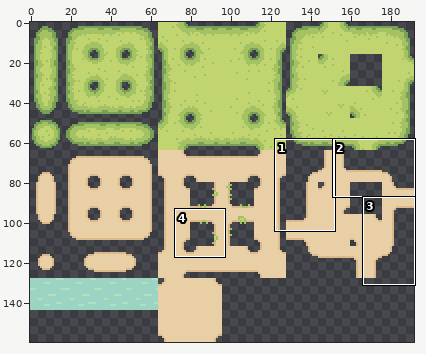
Sprite sheet -- assets/sprites/all_sprites.png. Above: a wide view before the commit, with the close-up outlined.
Close-up. As it was:
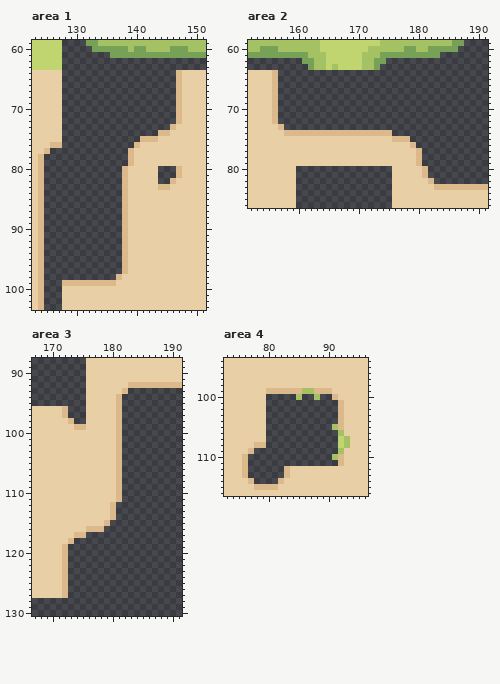
The file is 192x160 pixels. Shown: area 1: x 123..151, y 59..103; area 2: x 152..191, y 59..86; area 3: x 167..191, y 88..130; area 4: x 73..96, y 94..116. The commit also changed other parts of the picture, which this record leaves out.
And afterwards:
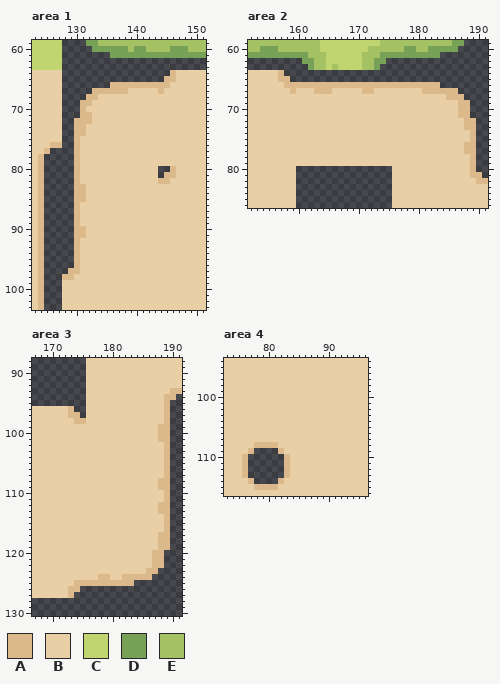
Palette (. is transparent): A #dcb98a  B #e8cfa6  C #c0d470  D #78a158  E #a4c263
From old to new:
Area 1:
y 64: x 146..147 .A -> AB
y 65: x 145..147 ..A -> AAB
y 66: x 136..147 ...........A -> AAAAAAAAAABB
y 67: x 133..147 ..............A -> AAAAAABBBBBABBB
y 68: x 132..147 ...............A -> AABBBBBBBBBBBBBB
y 69: x 131..147 ................A -> AABBBBBBBBBBBBBBB
y 70: x 131..147 ................A -> ABBBBBBBBBBBBBBBB
y 71: x 131..147 ................A -> AABBBBBBBBBBBBBBB
y 72: x 130..147 .................A -> AAABBBBBBBBBBBBBBB
y 73: x 130..146 ................A -> AABBBBBBBBBBBBBBB
y 74: x 130..145 ..............AA -> AABBBBBBBBBBBBBB
y 75: x 130..143 ...........AAA -> ABBBBBBBBBBBBB
y 76: x 130..140 ..........A -> ABBBBBBBBBB
y 77..79: x 130..139 .........A -> ABBBBBBBBB
y 80: x 130..138 ........A -> ABBBBBBBB; x 146..147 .A -> AB
y 81: x 130..138 ........A -> ABBBBBBBB; x 145..147 ..A -> AAB
y 82: x 130..138 ........A -> ABBBBBBBB; x 144..146 ..A -> AAB
y 83: x 130..138 ........A -> AABBBBBBB; x 144..145 AA -> BB
y 84..85: x 130..138 ........A -> AABBBBBBB
y 86..89: x 130..138 ........A -> ABBBBBBBB
y 90..91: x 130..138 ........A -> AABBBBBBB
y 92..96: x 130..138 ........A -> ABBBBBBBB
y 97: x 129..138 .........A -> AABBBBBBBB
y 98: x 128..137 .........A -> AABBBBBBBB
y 99: x 128..136 AAAAAAAAA -> BBBBBBBBB
Area 2:
y 64: x 156..157 A. -> BA
y 65: x 156..158 A.. -> BAA
y 66: x 156..183 A........................... -> BBAAAAAAAAAAAAAAAAAAAAAAAAAA
y 67: x 156..186 A.............................. -> BBBABBBAAABBBBBAABBBBBBBBAAAAAA
y 68: x 156..187 A............................... -> BBBBBBBBBBBBBBBBBBBBBBBBBBBBBAAA
y 69..71: x 156..188 A................................ -> BBBBBBBBBBBBBBBBBBBBBBBBBBBBBBBAA
y 72: x 156..189 A................................. -> BBBBBBBBBBBBBBBBBBBBBBBBBBBBBBBBAA
y 73: x 157..189 A................................ -> BBBBBBBBBBBBBBBBBBBBBBBBBBBBBBBAA
y 74: x 158..189 AAAAAAAAAAAAAAAAAA.............. -> BBBBBBBBBBBBBBBBBBBBBBBBBBBBBBBA
y 75: x 176..189 AAA........... -> BBBBBBBBBBBBBA
y 76: x 179..189 A.......... -> BBBBBBBBBAA
y 77: x 180..189 A......... -> BBBBBBBBAA
y 78..79: x 180..189 A......... -> BBBBBBBBBA
y 80: x 181..189 A........ -> BBBBBBBBA
y 81: x 181..190 A......... -> BBBBBBBBAA
y 82: x 182..191 A......... -> BBBBBBBBAA
y 83: x 183..191 AAAAAAAAA -> BBBBBBBBB
Area 3:
y 92: x 183..191 AAAAAAAAA -> BBBBBBBBB
y 93: x 182..191 A......... -> BBBBBBBBAA
y 94: x 181..190 A......... -> BBBBBBBBAA
y 95: x 181..189 A........ -> BBBBBBBBA
y 96: x 172..173 A. -> BA; x 181..189 A........ -> BBBBBBBBA
y 97: x 172..174 A.. -> BAA; x 181..189 A........ -> BBBBBBBBA
y 98: x 173..175 A.. -> BAA; x 181..189 A........ -> BBBBBBBBA
y 99: x 174..175 AA -> BB; x 181..189 A........ -> BBBBBBBAA
y 100..101: x 181..189 A........ -> BBBBBBBAA
y 102..107: x 181..189 A........ -> BBBBBBBBA
y 108..109: x 181..189 A........ -> BBBBBBBAA
y 110..111: x 181..189 A........ -> BBBBBBBBA
y 112..113: x 180..189 A......... -> BBBBBBBBAA
y 114: x 180..189 A......... -> BBBBBBBBBA
y 115: x 179..189 A.......... -> BBBBBBBBBBA
y 116: x 176..189 AAA........... -> BBBBBBBBBBBBBA
y 117: x 174..189 AA.............. -> BBBBBBBBBBBBBBAA
y 118: x 173..189 A................ -> BBBBBBBBBBBBBBBAA
y 119: x 172..189 A................. -> BBBBBBBBBBBBBBBBAA
y 120..122: x 172..188 A................ -> BBBBBBBBBBBBBBBAA
y 123: x 172..187 A............... -> BBBBBBBBBBBBBBAA
y 124: x 172..186 A.............. -> BBBBBBAABBAAAAA
y 125: x 172..183 A........... -> BBAAAAAAAAAA
y 126: x 172..174 A.. -> BAA
y 127: x 172..173 A. -> BA
Area 4:
y 99: x 80..90 AAAAAAEEAAA -> BBBBBBBBBBB
y 100: x 80..91 .....E..E..A -> BBBBBBBBBBBB
y 101..104: x 80..92 ............A -> BBBBBBBBBBBBB
y 105: x 80..92 ...........EA -> BBBBBBBBBBBBB
y 106: x 80..92 ............E -> BBBBBBBBBBBBB
y 107: x 80..93 ............CE -> BBBBBBBBBBBBBB
y 108: x 80..93 ............CE -> AABBBBBBBBBBBB
y 109: x 82..92 ..........E -> ABBBBBBBBBB
y 110: x 83..92 ........EA -> ABBBBBBBBB
y 111: x 83..92 .........A -> ABBBBBBBBB
Pixel boxes of the changes (left, top, right, bottom) in both close-ups:
changed: (62, 70, 182, 286)
changed: (272, 70, 488, 190)
changed: (62, 382, 182, 598)
changed: (266, 388, 350, 466)
